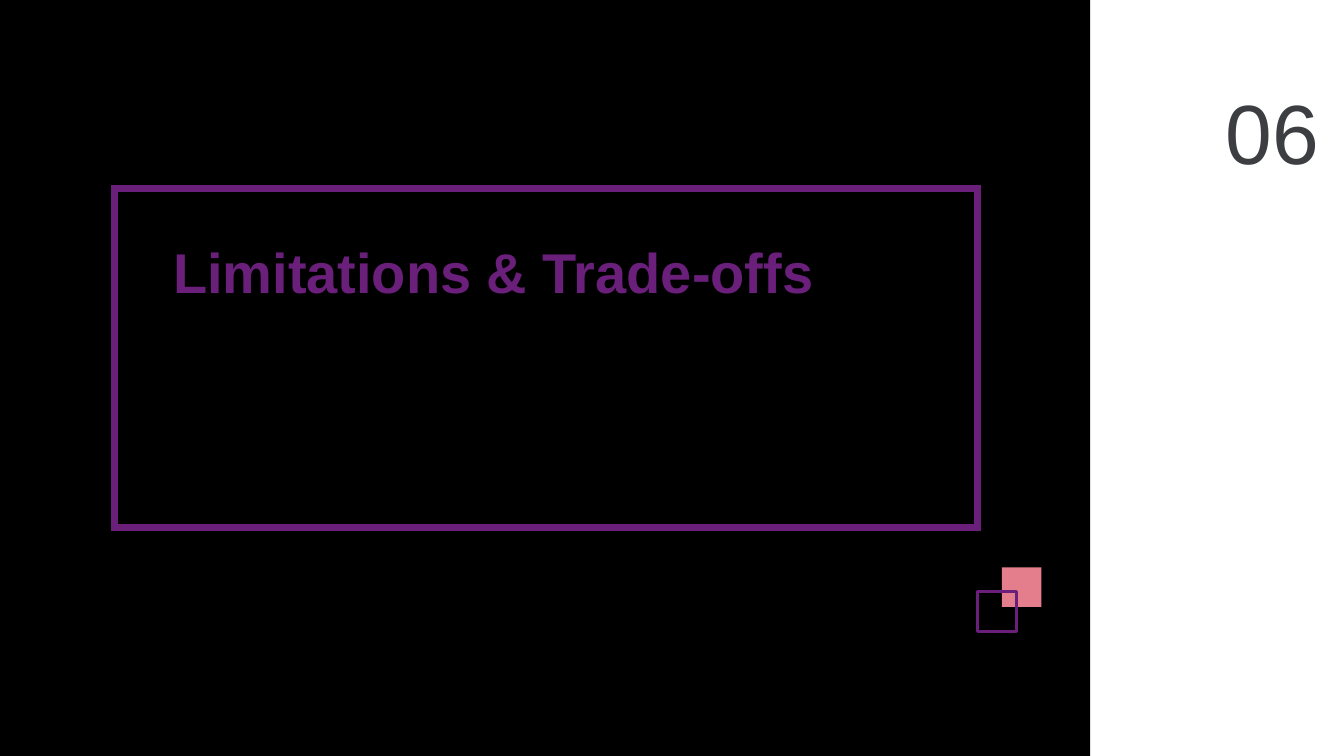
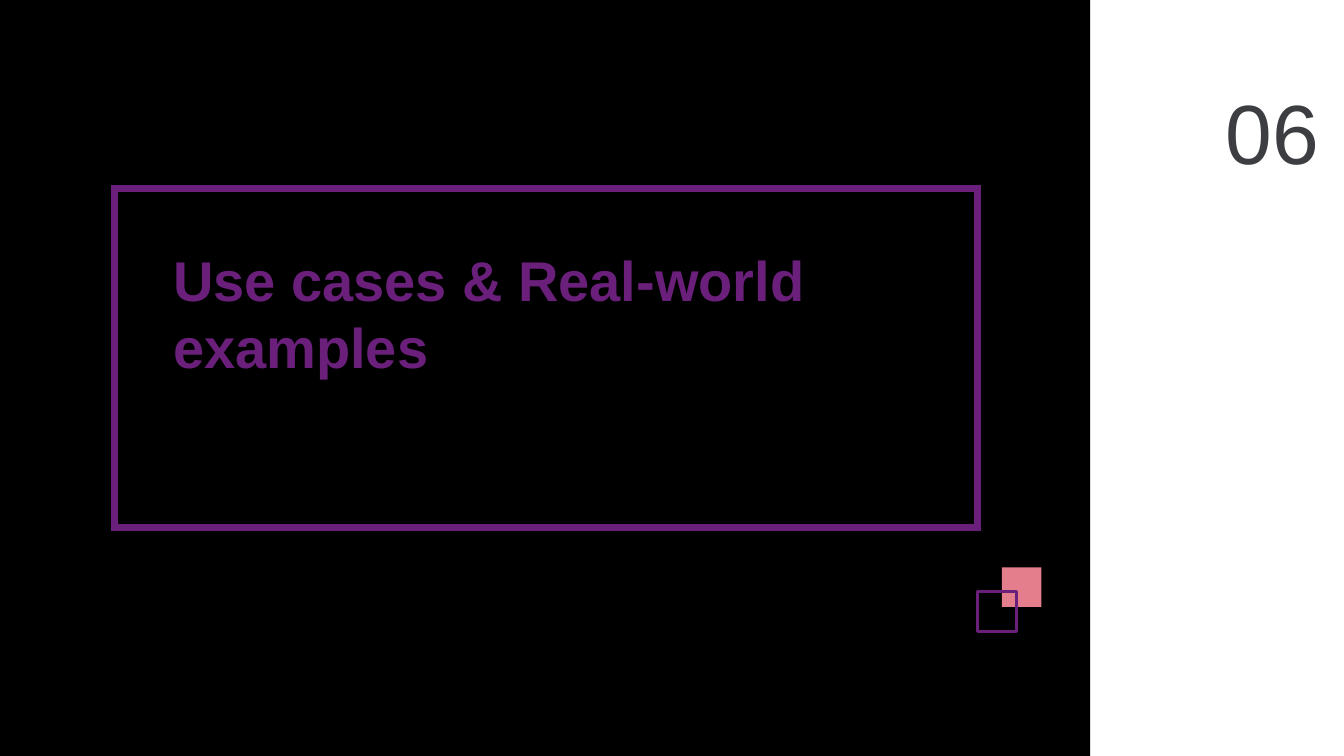
Before and after one commit to nvhai248/astro, a slide deck: slide 23 of docs/NT - Astro.pptx (slide 26 before the commit). Drawn at 1344x756 pixels with LibreOffice and Linux fonts; fonts in the diff are those of the drawing. Boxes give left, top, right and bottom in pixels: in the first picture for what was removed or moved away, otherwise in the second. Text is boxed around its words. In the diff, an @@ line names an element or a change of style, - is before the commit and + after.

```diff
--- a/docs/NT - Astro.pptx
+++ b/docs/NT - Astro.pptx
@@ text at <box>173,260,804,378</box>: text changed @@
-Limitations & Trade-offs
+Use cases & Real-world examples
```
Also in this commit, not shown: 15 other slides changed, 9 slides added, 13 slides removed, 2 other files.
